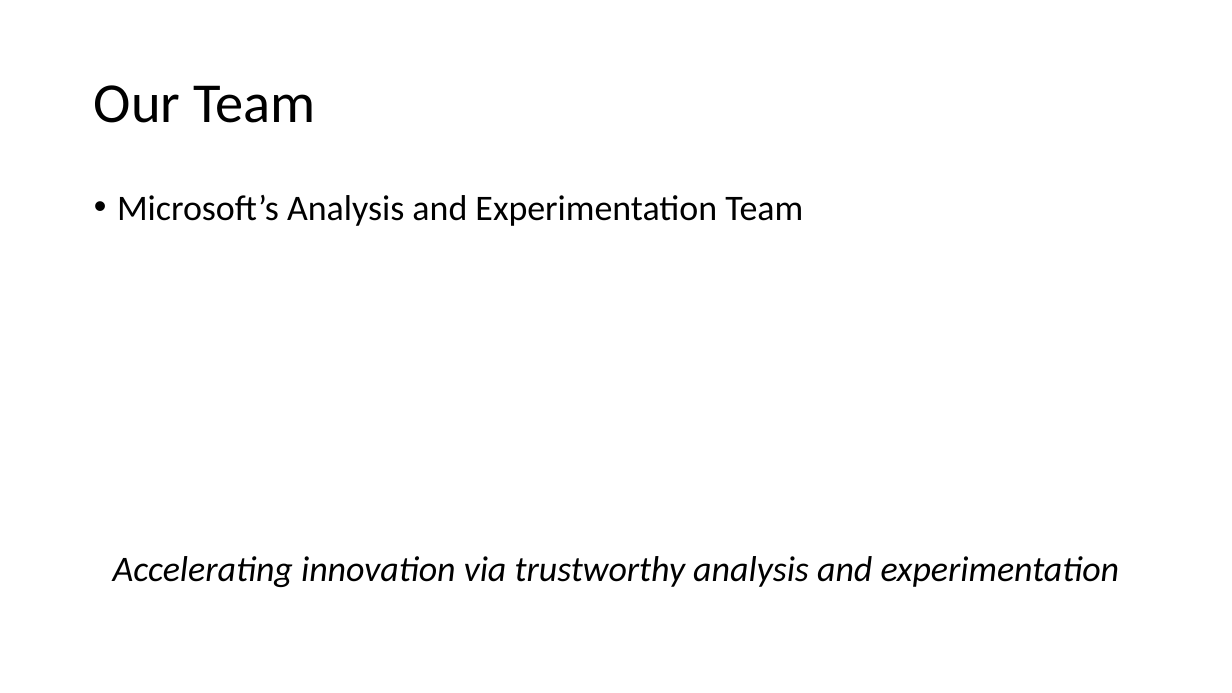
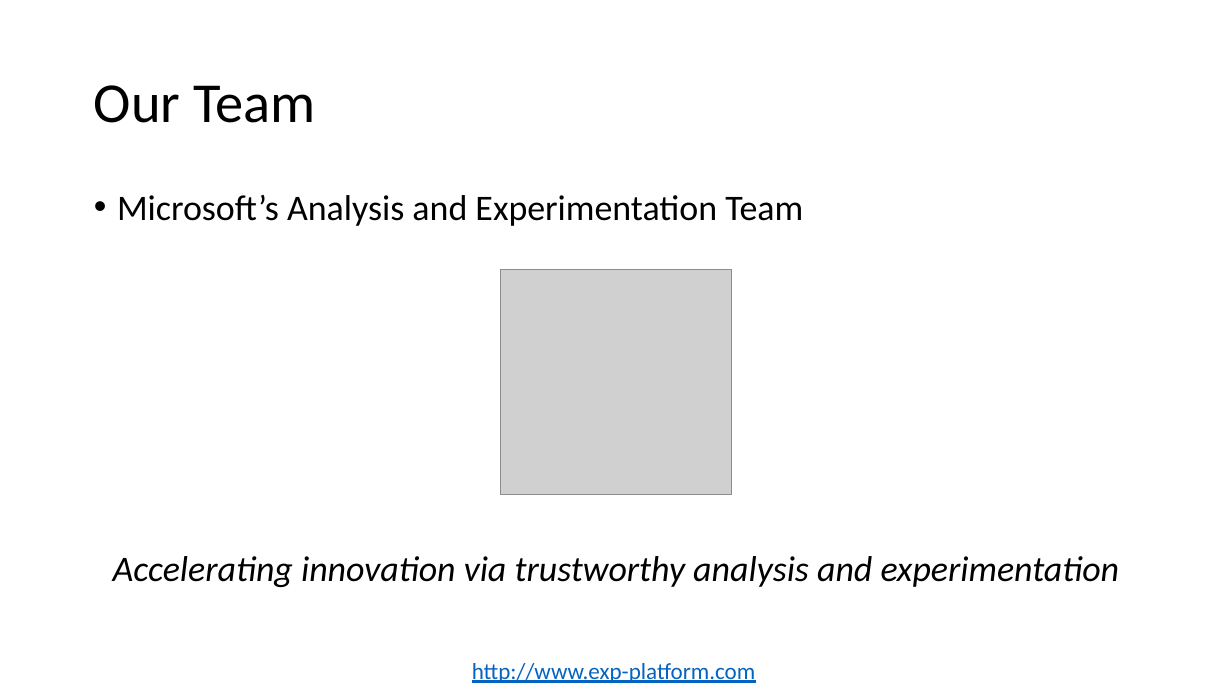
Before and after one commit to paulraff/2016JointMeetings, a slide deck: slide 3 of Preparing Mathematicians for Data Science Careers.pptx. Drawn at 1232x693 pixels with LibreOffice and Linux fonts; fonts in the diff are those of the drawing; grey boxes stand for pictures. Boxes give left, top, right and bottom in pixels: in the first picture for what was removed or moved away, otherwise in the second. Text is boxed around its words. In the diff, an @@ line names an element or a change of style, - is before the commit and + after.

```diff
--- a/Preparing Mathematicians for Data Science Careers.pptx
+++ b/Preparing Mathematicians for Data Science Careers.pptx
@@ picture added at box(501, 270, 732, 495) @@
@@ text added at box(472, 663, 756, 683), 18 pt, text #0563C1, underline @@
+http://www.exp-platform.com
```
Also in this commit, not shown: 1 other slide changed, 3 slides added, 2 slides removed, 1 other file.
